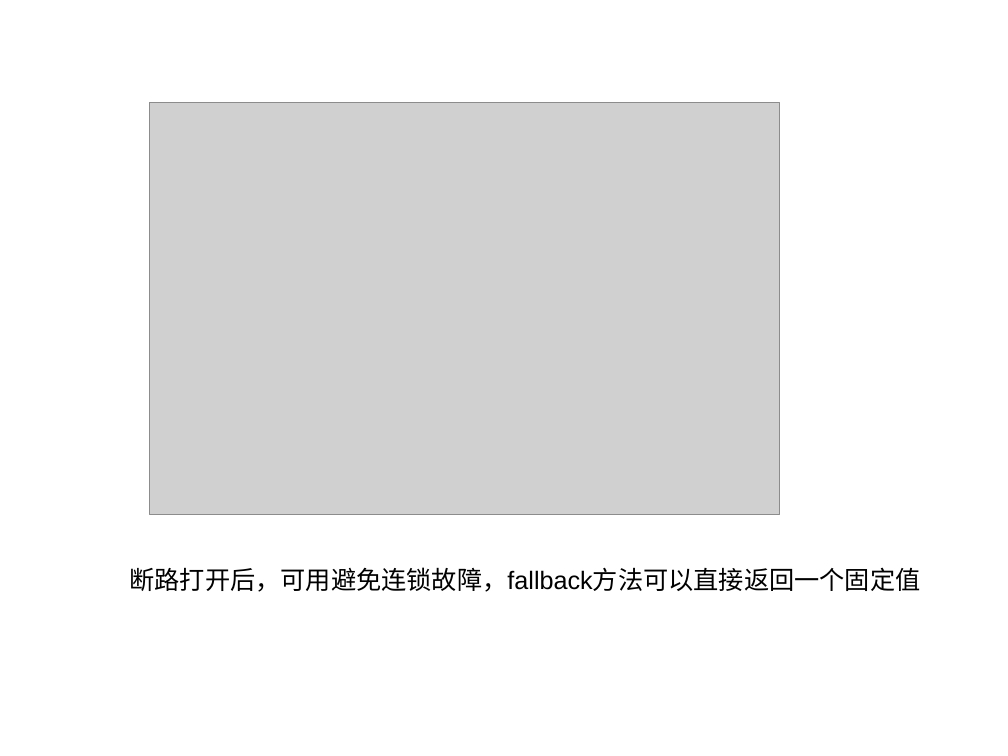
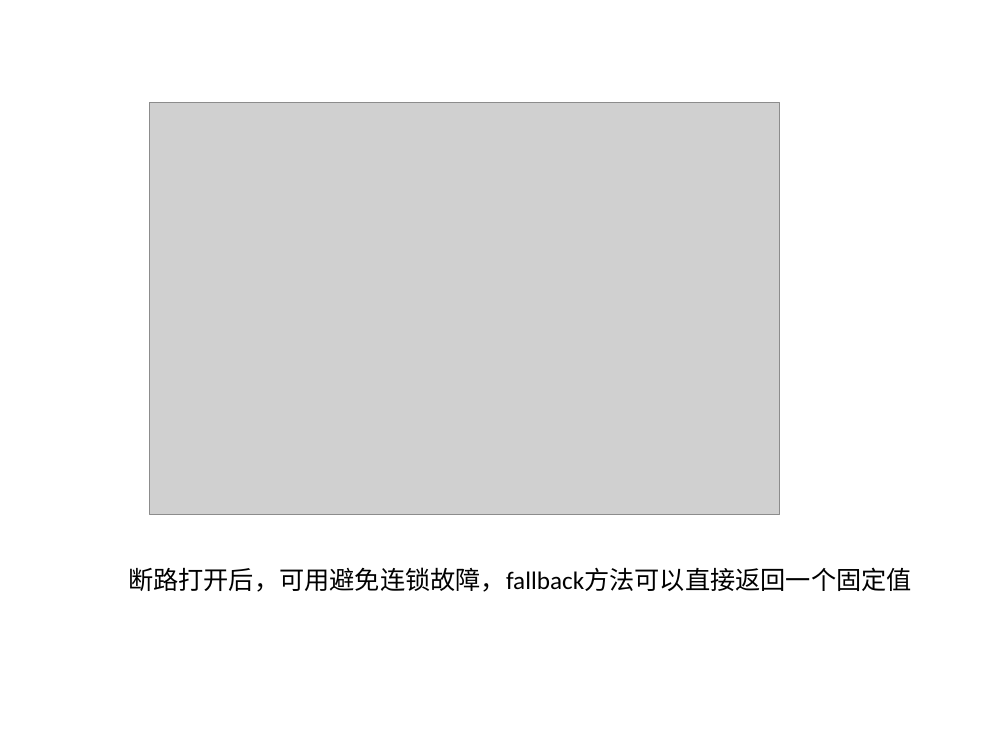
Before and after one commit to qbkken/spring_cloud, a slide deck: slide 4 of spring_cloud.ppt (slide 7 before the commit). Drawn at 1008x756 pixels with LibreOffice and Linux fonts; fonts in the diff are those of the drawing; grey boxes stand for pictures; background and template pictures are left out. Boxes give left, top, right and bottom in pixels: in the first picture for what was removed or moved away, otherwise in the second. Text is boxed around its words. In the diff, an @@ line names an element or a change of style, - is before the commit and + after.

```diff
--- a/spring_cloud.ppt
+++ b/spring_cloud.ppt
@@ text "断路打开后，可用避免连锁故障，fallback方法可以直接返回一个固定值" at (x1=128, y1=567, x2=912, y2=592): font Arial to Calibri @@
```
Also in this commit, not shown: 2 other slides changed, 5 slides added, 4 slides removed.
